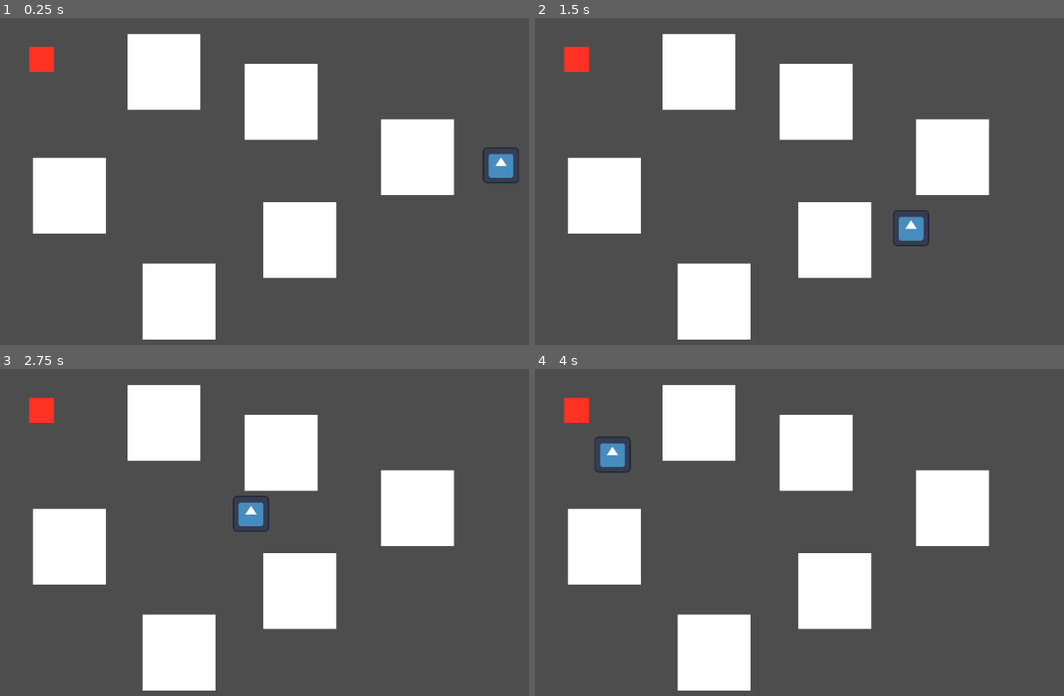
Above: before the commit, frames 1-4 (two rows, left to right).
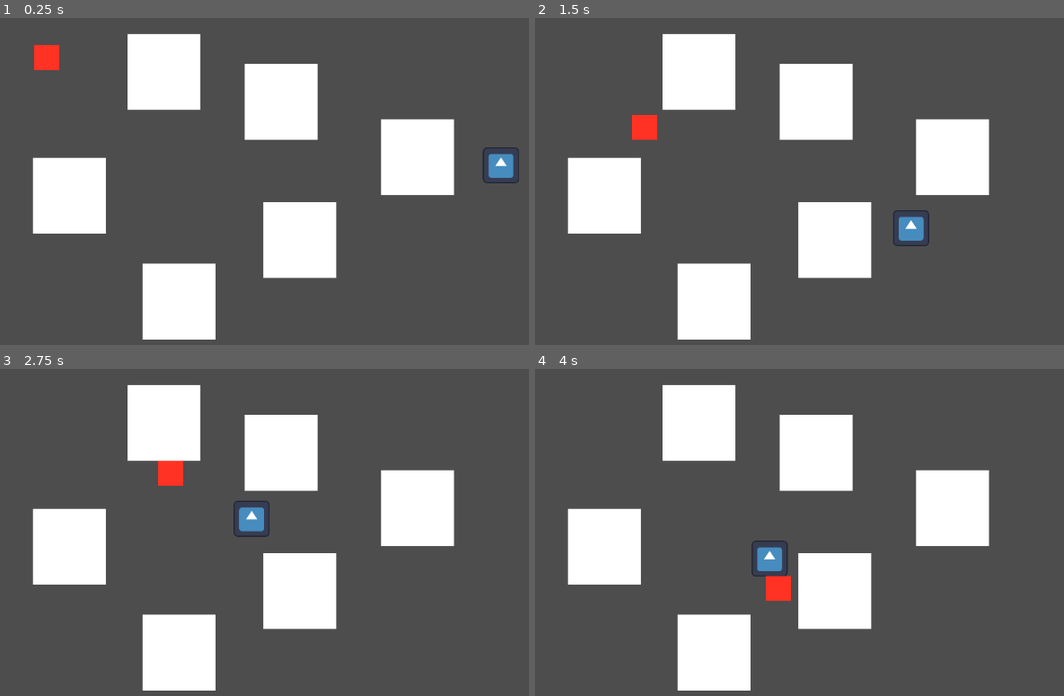
Above: after the commit, the same moments.

Repository: DiegoAndresGlez/context-based-steering
Game: Godot game, scene res://main.tscn
Two runs of this game, one before a commit and one after it. Both use one fixed random seed, a clock stepped at 60 frames per second and the inputs below. The engine's default icon, where the game draws it, is replaced by a stand-in: a white triangle on a blue panel in a dark square.
Inputs (mouse positions are in pixels of both pictures, inside the frame that each line leads up to):
- Up to frame 1 (0.25 s): no input
- Up to frame 2 (1.5 s): move the mouse to (921, 148) at 0.52 s; move the mouse to (619, 191) at 1.27 s
- Up to frame 3 (2.75 s): move the mouse to (301, 431) at 2.02 s
- Up to frame 4 (4 s): move the mouse to (730, 601) at 2.77 s; move the mouse to (979, 581) at 3.52 s

The runs differ from the first frame. In frame 1, 0.2% of the frame differs, in the area x 5-12%, y 8-17%; in frame 2, 0.7%; in frame 3, 1.1%; in frame 4, 1.7%, in the area x 5-49%, y 8-71%.

Commit message:
added comments and input control to target for demo

Diff:
--- a/pathfinding_component.gd
+++ b/pathfinding_component.gd
@@ -21,13 +21,17 @@
 var velocity := Vector2.ZERO
 var acceleration := Vector2.ZERO
 
+"""
+Target can be any object with a global_position property such as a CharacterBody2D, StaticObject2D, etc.
+"""
+
 func _ready():
 	print(target)
 	interest.resize(num_rays)
 	danger.resize(num_rays)
 	ray_directions.resize(num_rays)
 	for i in num_rays:
-		var angle = i * 2 * PI / num_rays # radians
+		var angle = i * 2 * PI / num_rays # rotates 45 degrees, representing each raycast from PathfindingComponent
 		ray_directions[i] = Vector2.DOWN.rotated(angle) # from bottom ray and clockwise
 	timer.start()
 
@@ -50,7 +54,6 @@
 	set_danger()
 	choose_direction()
 
-	# TODO add pathfinding
 	var desired_velocity = chosen_dir.rotated(actor.rotation) * max_speed
 	actor.velocity = actor.velocity.lerp(desired_velocity, steer_force)
 	nav.velocity = actor.velocity
--- /dev/null
+++ b/target.gd
@@ -0,0 +1,18 @@
+extends CharacterBody2D
+
+"""
+Target can be Player, Enemy, or any other object that you want to follow.
+"""
+
+@export var max_speed = 250
+@export var steer_force = 0.1
+@export var look_ahead = 100
+
+func get_player_input():
+	var mouse_pos = get_global_mouse_position()
+	var desired_velocity = (mouse_pos - global_position).normalized() * max_speed
+	velocity = velocity.lerp(desired_velocity, steer_force)
+
+func _physics_process(_delta):
+	get_player_input()
+	move_and_slide()
--- a/target.tscn
+++ b/target.tscn
@@ -1,8 +1,26 @@
-[gd_scene format=3 uid="uid://c6d57kotrr215"]
+[gd_scene load_steps=3 format=3 uid="uid://c6d57kotrr215"]
 
-[node name="Target" type="Node2D"]
+[ext_resource type="Script" path="res://target.gd" id="1_ql5yk"]
+
+[sub_resource type="RectangleShape2D" id="RectangleShape2D_grt0s"]
+size = Vector2(40, 40)
+
+[node name="Target" type="CharacterBody2D"]
+script = ExtResource("1_ql5yk")
 
 [node name="ColorRect" type="ColorRect" parent="."]
-offset_right = 40.0
-offset_bottom = 40.0
+anchors_preset = 8
+anchor_left = 0.5
+anchor_top = 0.5
+anchor_right = 0.5
+anchor_bottom = 0.5
+offset_left = -20.0
+offset_top = -20.0
+offset_right = 20.0
+offset_bottom = 20.0
+grow_horizontal = 2
+grow_vertical = 2
 color = Color(1, 0.196078, 0.141176, 1)
+
+[node name="CollisionShape2D" type="CollisionShape2D" parent="."]
+shape = SubResource("RectangleShape2D_grt0s")
